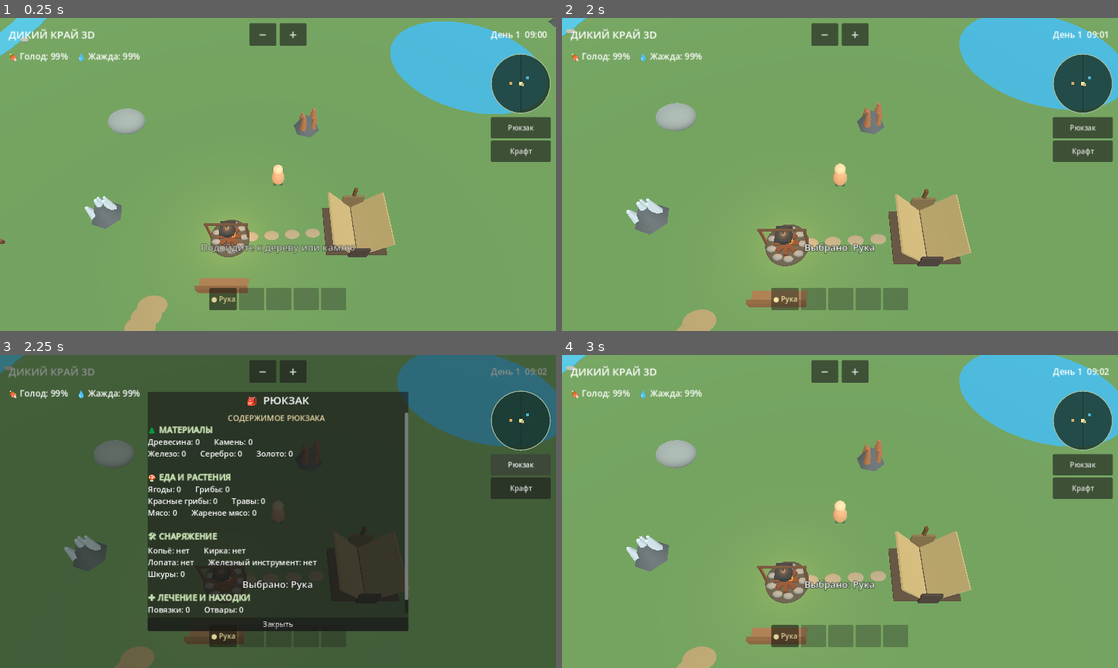
Above: before the commit, frames 1-4 (two rows, left to right).
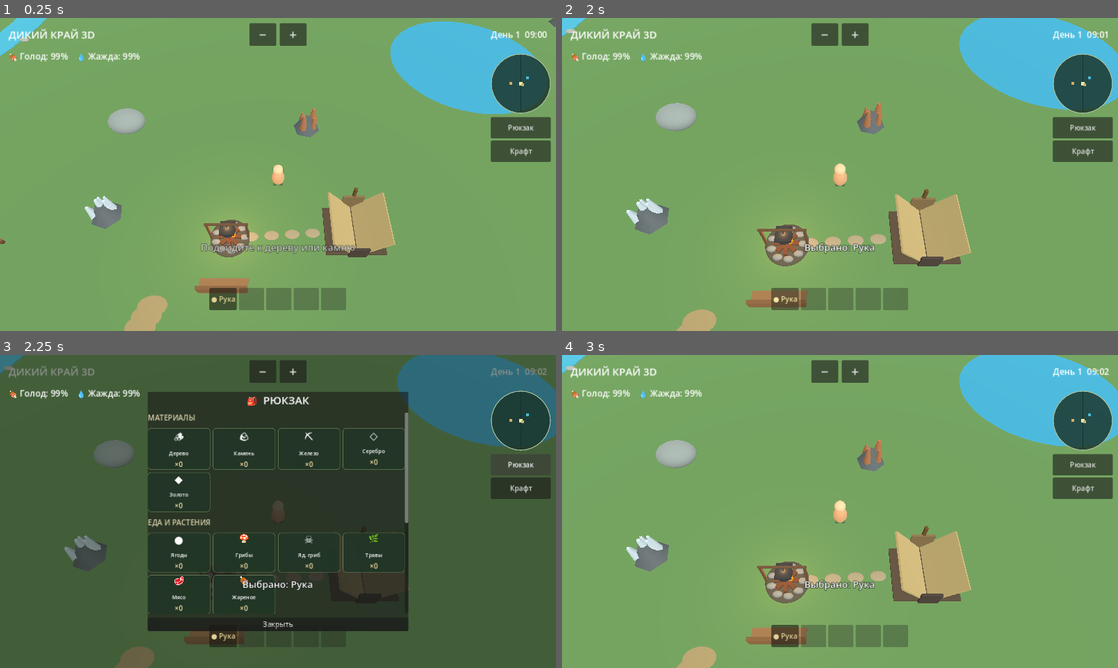
Above: after the commit, the same moments.

Repository: hjz2tz7cgv-ctrl/DikiyKrayGodot
Game: Godot game, scene res://scenes/main.tscn
Two runs of this game, one before a commit and one after it. Both use one fixed random seed, a clock stepped at 60 frames per second and the inputs below.
Inputs:
- Up to frame 1 (0.25 s): no input
- Up to frame 2 (2 s): click "+" at 0.5 s; click "● Рука" at 1.25 s
- Up to frame 3 (2.25 s): click "Рюкзак" at 2 s
- Up to frame 4 (3 s): click "Закрыть" at 2.75 s

Frames 1-2 are identical in both runs. In frame 3, 5.2% of the frame differs, in the area x 26-74%, y 18-83%; in frame 4, nothing differs.

Commit message:
Add files via upload

Diff:
--- a/scripts/main.gd
+++ b/scripts/main.gd
@@ -106,7 +106,8 @@
 var last_hint_message := ""
 var progress_bar: ProgressBar
 var bag_panel: PanelContainer
-var bag_label: RichTextLabel
+var bag_item_counts: Dictionary = {}
+var bag_note_label: Label
 var modal_shield: ColorRect
 var action_button: Button
 var nearby_button: Button
@@ -963,16 +964,35 @@
     bag_title.horizontal_alignment = HORIZONTAL_ALIGNMENT_CENTER
     bag_title.add_theme_font_size_override("font_size", 25)
     bag_col.add_child(bag_title)
-    bag_label = RichTextLabel.new()
-    bag_label.bbcode_enabled = true
-    bag_label.scroll_active = true
-    bag_label.fit_content = false
-    bag_label.size_flags_horizontal = Control.SIZE_EXPAND_FILL
-    bag_label.size_flags_vertical = Control.SIZE_EXPAND_FILL
-    bag_label.add_theme_font_size_override("normal_font_size", 18)
-    bag_label.add_theme_font_size_override("bold_font_size", 19)
-    bag_label.mouse_filter = Control.MOUSE_FILTER_STOP
-    bag_col.add_child(bag_label)
+    var bag_scroll := ScrollContainer.new()
+    bag_scroll.size_flags_vertical = Control.SIZE_EXPAND_FILL
+    bag_scroll.size_flags_horizontal = Control.SIZE_EXPAND_FILL
+    bag_scroll.horizontal_scroll_mode = ScrollContainer.SCROLL_MODE_DISABLED
+    bag_scroll.mouse_filter = Control.MOUSE_FILTER_STOP
+    bag_col.add_child(bag_scroll)
+    var sections := VBoxContainer.new()
+    sections.size_flags_horizontal = Control.SIZE_EXPAND_FILL
+    sections.add_theme_constant_override("separation", 12)
+    bag_scroll.add_child(sections)
+    _add_bag_section(sections, "МАТЕРИАЛЫ", [
+        ["wood", "Дерево", "🪵"], ["stone", "Камень", "🪨"],
+        ["iron", "Железо", "⛏"], ["silver", "Серебро", "◇"], ["gold", "Золото", "◆"]])
+    _add_bag_section(sections, "ЕДА И РАСТЕНИЯ", [
+        ["berry", "Ягоды", "●"], ["mushroom", "Грибы", "🍄"],
+        ["poison_mushroom", "Яд. гриб", "☠"], ["herb", "Травы", "🌿"],
+        ["meat", "Мясо", "🥩"], ["cooked_meat", "Жареное", "🍖"]])
+    _add_bag_section(sections, "СНАРЯЖЕНИЕ", [
+        ["spear_tool", "Копьё", "⚔"], ["pickaxe_tool", "Кирка", "⛏"],
+        ["shovel_tool", "Лопата", "♠"], ["iron_tool", "Инструмент", "⚒"],
+        ["hide", "Шкуры", "▧"]])
+    _add_bag_section(sections, "ЛЕЧЕНИЕ И НАХОДКИ", [
+        ["bandage", "Повязки", "+"], ["herbal_tea", "Отвары", "♨"],
+        ["cache_count", "Тайники", "⌖"]])
+    bag_note_label = Label.new()
+    bag_note_label.text = "📜 Записка из хижины: «03:17. Кто-то стоял у палатки...»"
+    bag_note_label.autowrap_mode = TextServer.AUTOWRAP_WORD_SMART
+    bag_note_label.visible = false
+    sections.add_child(bag_note_label)
     # Рюкзак показывает только предметы; все действия вынесены в кнопку «Действие».
     # Действия у костра и воды теперь находятся рядом с объектами, не в рюкзаке.
     action_button = Button.new()
@@ -1344,6 +1364,51 @@
     status_message = "Охота завершена! Нажми на мясо и шкуру"
     _update_ui()
 
+func _add_bag_section(parent: VBoxContainer, heading: String, items: Array) -> void:
+    var title_label := Label.new()
+    title_label.text = heading
+    title_label.add_theme_font_size_override("font_size", 17)
+    title_label.add_theme_color_override("font_color", Color("d9d0a9"))
+    parent.add_child(title_label)
+    var grid := GridContainer.new()
+    grid.columns = 4
+    grid.size_flags_horizontal = Control.SIZE_EXPAND_FILL
+    grid.add_theme_constant_override("h_separation", 6)
+    grid.add_theme_constant_override("v_separation", 6)
+    parent.add_child(grid)
+    for item in items:
+        var tile := PanelContainer.new()
+        tile.custom_minimum_size = Vector2(92, 91)
+        tile.size_flags_horizontal = Control.SIZE_EXPAND_FILL
+        tile.mouse_filter = Control.MOUSE_FILTER_IGNORE
+        var style := StyleBoxFlat.new()
+        style.bg_color = Color(0.13, 0.21, 0.15, 0.94)
+        style.border_color = Color(0.46, 0.56, 0.39, 0.85)
+        style.set_border_width_all(1)
+        style.set_corner_radius_all(7)
+        tile.add_theme_stylebox_override("panel", style)
+        grid.add_child(tile)
+        var content := VBoxContainer.new()
+        content.alignment = BoxContainer.ALIGNMENT_CENTER
+        content.mouse_filter = Control.MOUSE_FILTER_IGNORE
+        tile.add_child(content)
+        var symbol := Label.new()
+        symbol.text = str(item[2])
+        symbol.horizontal_alignment = HORIZONTAL_ALIGNMENT_CENTER
+        symbol.add_theme_font_size_override("font_size", 24)
+        content.add_child(symbol)
+        var item_name := Label.new()
+        item_name.text = str(item[1])
+        item_name.horizontal_alignment = HORIZONTAL_ALIGNMENT_CENTER
+        item_name.add_theme_font_size_override("font_size", 12)
+        content.add_child(item_name)
+        var quantity := Label.new()
+        quantity.horizontal_alignment = HORIZONTAL_ALIGNMENT_CENTER
+        quantity.add_theme_font_size_override("font_size", 16)
+        quantity.add_theme_color_override("font_color", Color("f4dda2"))
+        content.add_child(quantity)
+        bag_item_counts[str(item[0])] = quantity
+
 func _toggle_bag() -> void:
     bag_panel.visible = not bag_panel.visible
     if bag_panel.visible:
@@ -1392,18 +1457,20 @@
         var hour := int(day_clock) % 24
         var minute := int((day_clock - floor(day_clock)) * 60.0)
         time_label.text = "День %d  %02d:%02d" % [day_count, hour, minute]
-    var bag_text := "[center][color=#e8d7a8]СОДЕРЖИМОЕ РЮКЗАКА[/color][/center]\n"
-    bag_text += "[color=#c3dcae][b]🌲 МАТЕРИАЛЫ[/b][/color]\n"
-    bag_text += "Древесина: %d       Камень: %d\nЖелезо: %d       Серебро: %d       Золото: %d\n\n" % [inventory["wood"], inventory["stone"], inventory["iron"], inventory["silver"], inventory["gold"]]
-    bag_text += "[color=#c3dcae][b]🍄 ЕДА И РАСТЕНИЯ[/b][/color]\n"
-    bag_text += "Ягоды: %d       Грибы: %d\nКрасные грибы: %d       Травы: %d\nМясо: %d       Жареное мясо: %d\n\n" % [inventory["berry"], inventory["mushroom"], inventory["poison_mushroom"], inventory["herb"], inventory["meat"], inventory["cooked_meat"]]
-    bag_text += "[color=#c3dcae][b]🛠 СНАРЯЖЕНИЕ[/b][/color]\n"
-    bag_text += "Копьё: %s       Кирка: %s\nЛопата: %s       Железный инструмент: %s\nШкуры: %d\n\n" % ["есть" if has_spear else "нет", "есть" if has_pickaxe else "нет", "есть" if has_shovel else "нет", "есть" if has_iron_tool else "нет", inventory["hide"]]
-    bag_text += "[color=#c3dcae][b]✚ ЛЕЧЕНИЕ И НАХОДКИ[/b][/color]\n"
-    bag_text += "Повязки: %d       Отвары: %d\nРаскопано тайников: %d" % [inventory["bandage"], inventory["herbal_tea"], _dug_cache_count()]
-    if cabin_note_found:
-        bag_text += "\n\n[color=#e8d7a8][b]📜 ЗАПИСКА ИЗ ХИЖИНЫ[/b][/color]\n«03:17. Кто-то стоял у палатки...»"
-    bag_label.text = bag_text
+    if bag_panel.visible:
+        for key in bag_item_counts.keys():
+            var amount := 0
+            match str(key):
+                "spear_tool": amount = 1 if has_spear else 0
+                "pickaxe_tool": amount = 1 if has_pickaxe else 0
+                "shovel_tool": amount = 1 if has_shovel else 0
+                "iron_tool": amount = 1 if has_iron_tool else 0
+                "cache_count": amount = _dug_cache_count()
+                _: amount = int(inventory.get(key, 0))
+            var quantity_label: Label = bag_item_counts[key]
+            quantity_label.text = "×%d" % amount
+        if bag_note_label != null:
+            bag_note_label.visible = cabin_note_found
     if modal_shield != null:
         modal_shield.visible = _interface_modal_open()
     if quickbar != null:
